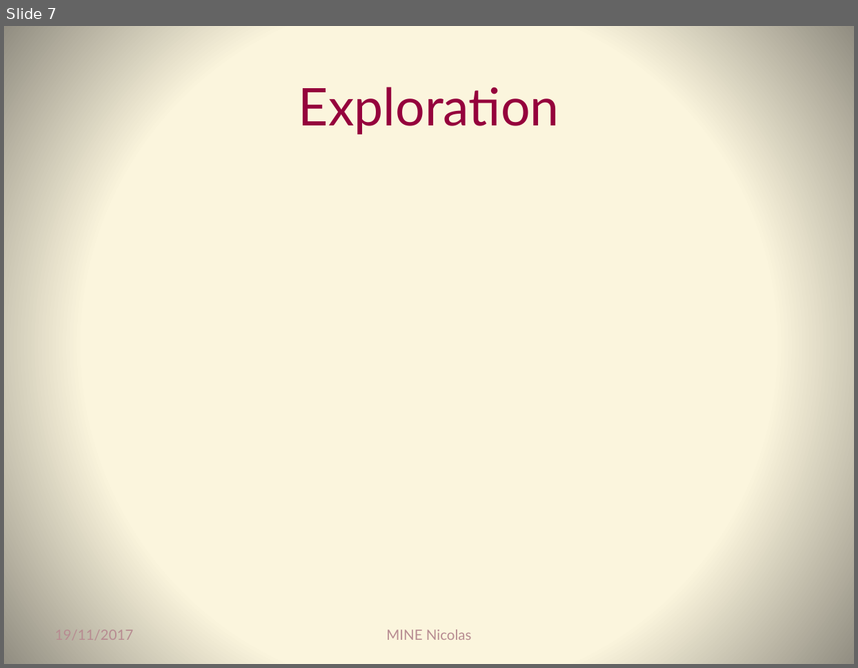
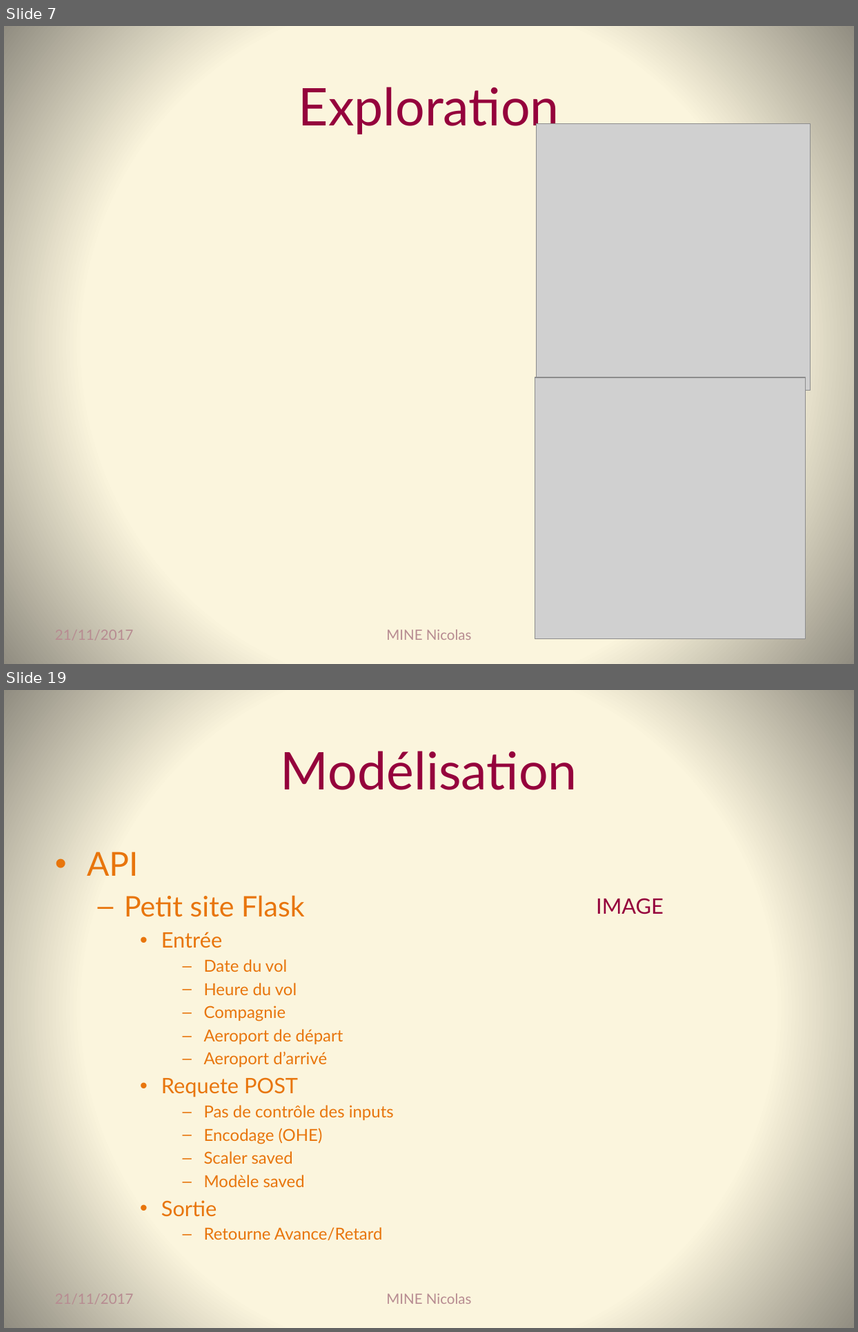
Before and after one commit to Coni63/OC_DS, a slide deck: Projet 4 - retard avion/Presentation-projet_4.pptx. Shown one above the other, each under a label of ours: slide 7 before the commit, slides 7 and 19 after it; the slides between them are not shown. The pictures are 858x668 and 858x1332 pixels, drawn with LibreOffice and Linux fonts; fonts in the diff are those of the drawing; grey boxes stand for pictures. Boxes give left, top, right and bottom in pixels: in the first picture for what was removed or moved away, otherwise in the second. Text is boxed around its words. In the diff, an @@ line names an element or a change of style, - is before the commit and + after.

Commit message:
Avancement de la présentation

```diff
--- a/Projet 4 - retard avion/Presentation-projet_4.pptx
+++ b/Projet 4 - retard avion/Presentation-projet_4.pptx
@@ slide 19 added at <box>4,690,854,1328</box>, background gradient #FCF7DD to #918E81 @@
@@ title added at <box>281,751,577,790</box>, 44 pt, text #95023C @@
+Modélisation
@@ text added at <box>87,851,394,1240</box>, 14 pt, text #E8750C @@
+• API
+  – Petit site Flask
+    • Entrée
+      – Date du vol
+      – Heure du vol
+      – Compagnie
+      – Aeroport de départ
+      – Aeroport d’arrivé
+    • Requete POST
+      – Pas de contrôle des inputs
+      – Encodage (OHE)
+      – Scaler saved
+      – Modèle saved
+    • Sortie
+      – Retourne Avance/Retard
@@ text added at <box>596,898,664,914</box>, 18 pt, text #95023C @@
+IMAGE
@@ text added at <box>55,1293,134,1303</box>, 12 pt, text #B78C92 @@
+21/11/2017
@@ text added at <box>386,1293,472,1303</box>, 12 pt, text #B78C92 @@
+MINE Nicolas
@@ slide 7 changed as well @@
@@ picture added at <box>536,124,810,390</box> @@
@@ picture added at <box>535,377,806,638</box> @@
@@ text at <box>55,629,134,639</box>: text changed @@
-19/11/2017
+21/11/2017
```
Also in this commit, not shown: 6 other slides changed, 12 other slides added, 3 other files.
